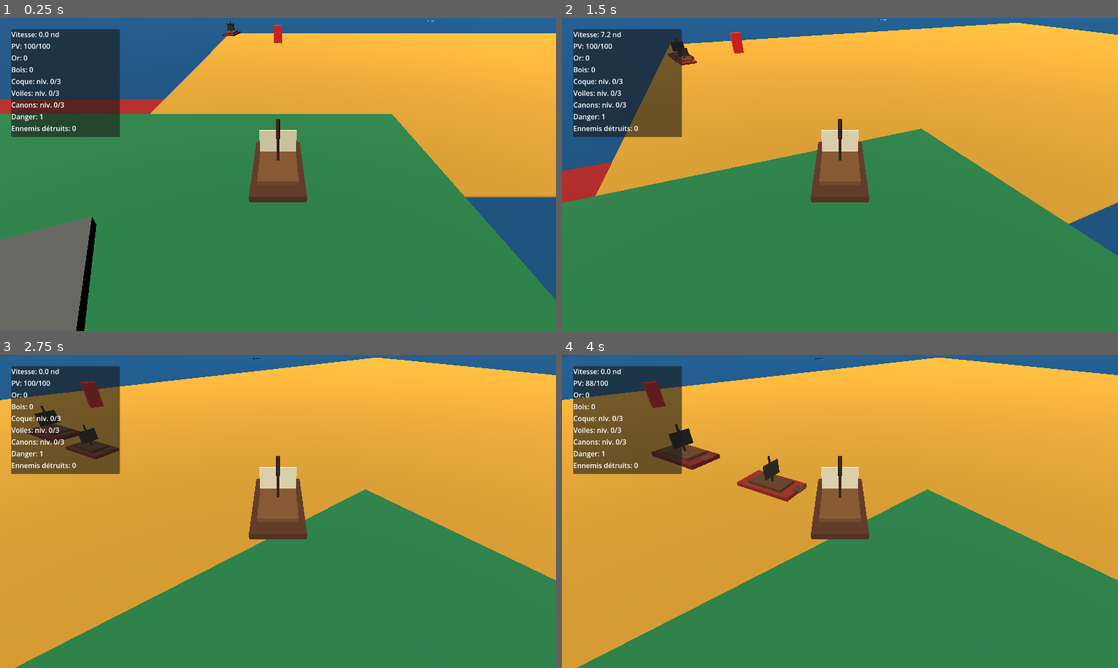
Above: before the commit, frames 1-4 (two rows, left to right).
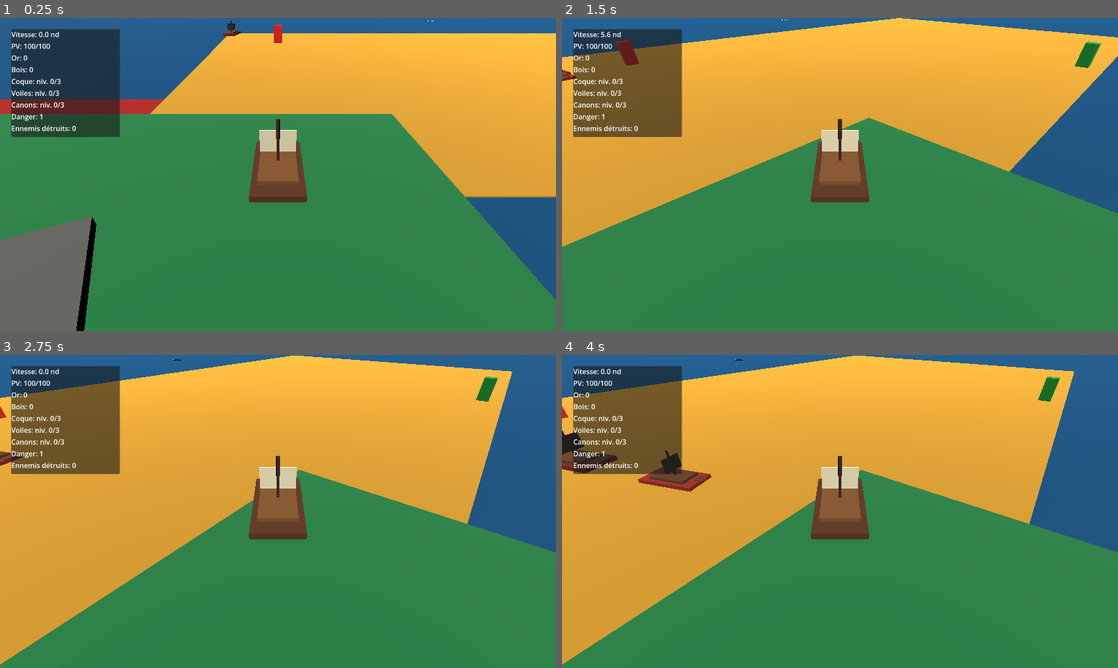
Above: after the commit, the same moments.

Repository: blou132/jeux-pirate
Game: Godot game, scene res://scenes/world/World.tscn
Same seed, same stepped clock (60 frames per second), same inputs: the game is played once before the commit and once after it.
Inputs (mouse positions are in pixels of both pictures, inside the frame that each line leads up to):
- Up to frame 1 (0.25 s): no input
- Up to frame 2 (1.5 s): tap Enter at 0.5 s; move the mouse to (962, 158) at 0.52 s; hold D 0.53-1.25 s; hold Z 0.53-1.25 s; click (962, 158) at 0.67 s; drag from (728, 190) to (812, 237) at 1.27 s
- Up to frame 3 (2.75 s): move the mouse to (333, 442) at 2.02 s; hold D from 2.03 s (still down); tap E at 2.1 s
- Up to frame 4 (4 s): release D at 2.75 s; drag from (812, 574) to (673, 464) at 2.77 s; move the mouse to (1006, 558) at 3.52 s; hold A from 3.53 s (still down); hold Q from 3.53 s (still down)

The runs differ from the first frame. In frame 1, less than 0.1% of the frame differs, in the area x 40-43%, y 0-6%; in frame 2, 18%, in the area x 0-100%, y 0-76%; in frame 3, 16%; in frame 4, 18%.

Commit message:
balance: reduce starting ship speed

Diff:
--- a/scripts/boats/PlayerBoat.gd
+++ b/scripts/boats/PlayerBoat.gd
@@ -5,14 +5,14 @@
 signal speed_changed(speed: float)
 
 @export var max_health: int = 100
-@export var max_forward_speed: float = 16.0
+@export var max_forward_speed: float = 7.0
 @export var max_reverse_speed: float = 5.0
 @export var acceleration: float = 12.0
 @export var reverse_acceleration: float = 8.0
 @export var drag: float = 6.0
 @export var turn_speed: float = 1.7
 @export var hull_health_bonus_per_level: int = 25
-@export var sail_speed_bonus_per_level: float = 1.5
+@export var sail_speed_bonus_per_level: float = 1.0
 
 var health: int
 var current_speed: float = 0.0
--- a/scripts/world/SpawnManager.gd
+++ b/scripts/world/SpawnManager.gd
@@ -151,7 +151,7 @@
 		"id": "small_pirate",
 		"display_name": "Petit pirate",
 		"max_health": 35,
-		"move_speed": 9.0,
+		"move_speed": 8.0,
 		"turn_speed": 1.45,
 		"contact_damage": 6,
 		"reward_gold": 8,
@@ -164,7 +164,7 @@
 		"id": "brigantine",
 		"display_name": "Brigantin pirate",
 		"max_health": 65,
-		"move_speed": 7.2,
+		"move_speed": 6.5,
 		"turn_speed": 1.15,
 		"contact_damage": 12,
 		"reward_gold": 16,
@@ -177,7 +177,7 @@
 		"id": "heavy_patrol",
 		"display_name": "Patrouilleur lourd",
 		"max_health": 115,
-		"move_speed": 5.2,
+		"move_speed": 5.0,
 		"turn_speed": 0.82,
 		"contact_damage": 22,
 		"reward_gold": 30,
Not shown, changed: README.md
